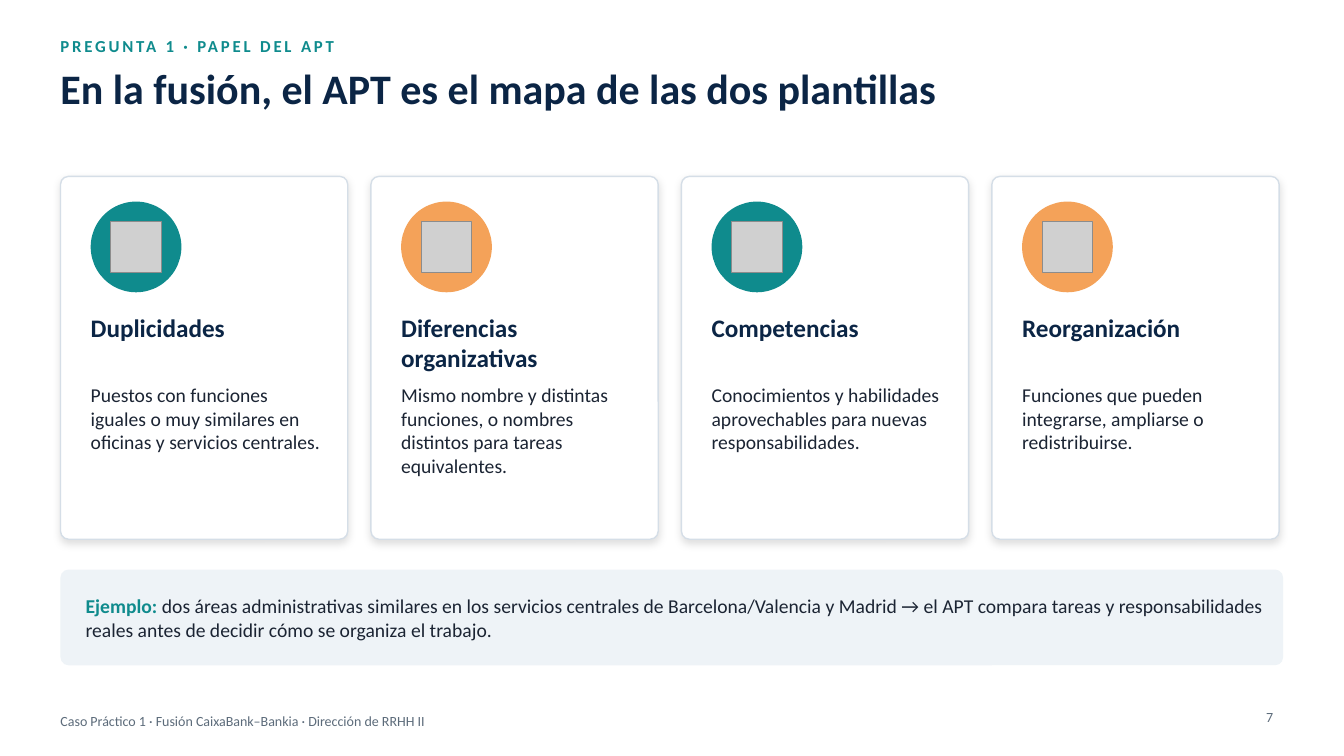
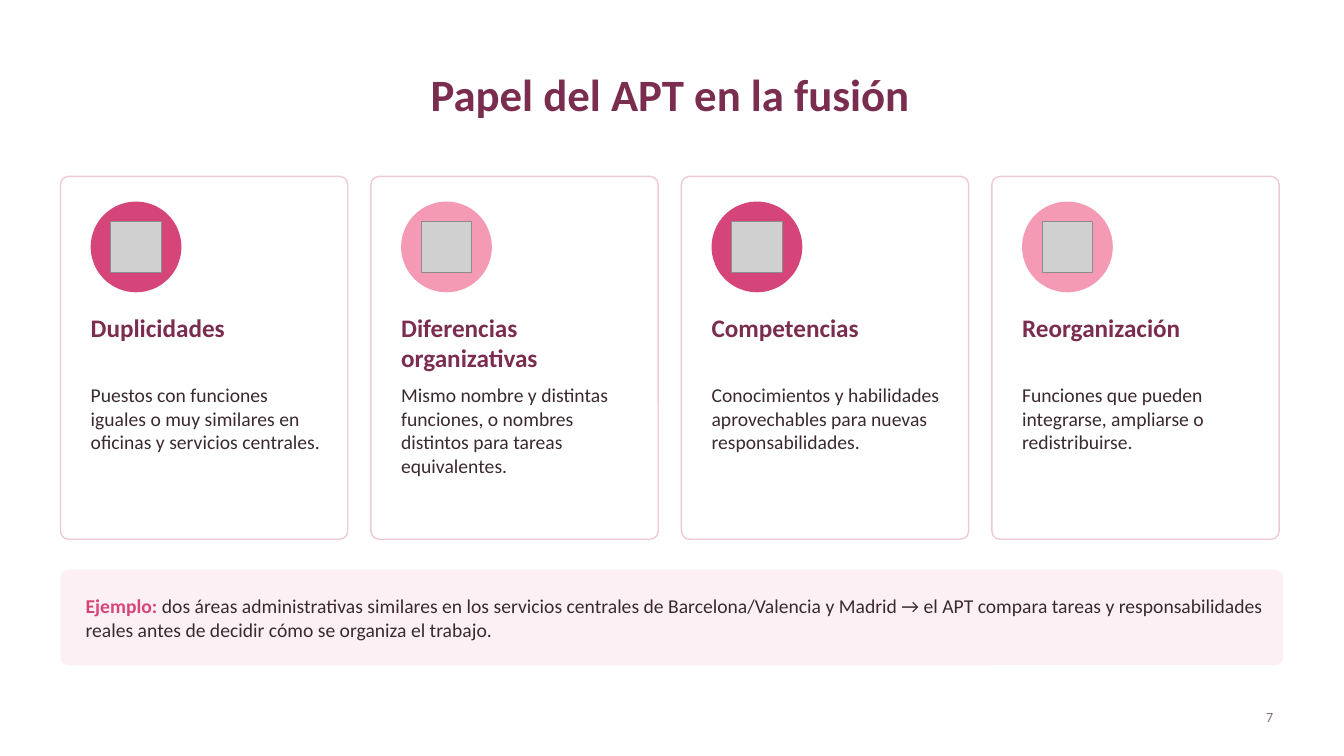
Before and after one commit to germancoortes/Ascensor, a slide deck: slide 7 of caso_caixabank_bankia/Presentacion_Fusion_CaixaBank_Bankia.pptx. Drawn at 1344x756 pixels with LibreOffice and Linux fonts; fonts in the diff are those of the drawing; grey boxes stand for pictures. Boxes give left, top, right and bottom in pixels: in the first picture for what was removed or moved away, otherwise in the second. Text is boxed around its words. In the diff, an @@ line names an element or a change of style, - is before the commit and + after.

```diff
--- a/caso_caixabank_bankia/Presentacion_Fusion_CaixaBank_Bankia.pptx
+++ b/caso_caixabank_bankia/Presentacion_Fusion_CaixaBank_Bankia.pptx
@@ title "Papel del APT en la ..." at [431, 79, 909, 118]: vertical alignment top to middle @@
@@ text removed at [166, 41, 174, 52] @@
-PREGUNTA 1 · PAPEL DEL APT
@@ title at [431, 79, 909, 118]: text changed; size 30 to 32 pt; text colour #0B2545 to #7B2D4F @@
-En la fusión, el APT es el mapa de las dos plantillas
+Papel del APT en la fusión
@@ outline #D5DEE7 1 pt to #F0C9D6 1 pt; shadow off in 4 elements at [60, 176, 348, 539], [371, 176, 658, 539], [682, 176, 969, 539], [992, 176, 1279, 539] @@
@@ ellipse at [91, 202, 181, 292]: fill #0F8B8D to #D6457A @@
@@ ellipse at [401, 202, 492, 292]: fill #F4A259 to #F59AB5 @@
@@ ellipse at [712, 202, 803, 292]: fill #0F8B8D to #D6457A @@
@@ ellipse at [1022, 202, 1113, 292]: fill #F4A259 to #F59AB5 @@
@@ text colour #0B2545 to #7B2D4F in 4 elements at [91, 319, 225, 341], [401, 319, 537, 372], [712, 319, 859, 341], [1022, 319, 1180, 342] @@
@@ text colour #1B2433 to #3A2A30 in 4 elements at [91, 388, 319, 452], [401, 388, 608, 476], [712, 388, 939, 452], [1022, 388, 1203, 449] @@
@@ rounded rectangle at [60, 570, 1284, 665]: fill #EEF3F7 to #FDF0F4 @@
@@ text "Ejemplo: dos áreas administrativas similares ..." at [86, 599, 1262, 641]: text colour #0F8B8D to #D6457A in "Ejemplo:"; text colour #1B2433 to #3A2A30 @@
@@ text removed at [60, 716, 425, 726] @@
-Caso Práctico 1 · Fusión CaixaBank–Bankia · Dirección de RRHH II
@@ page number at [1266, 713, 1273, 722]: text colour #5C6B7A to #8A6B77 @@
```
Also in this commit, not shown: 20 other slides changed, 1 slide added, 2 slides removed, 6 other files.
